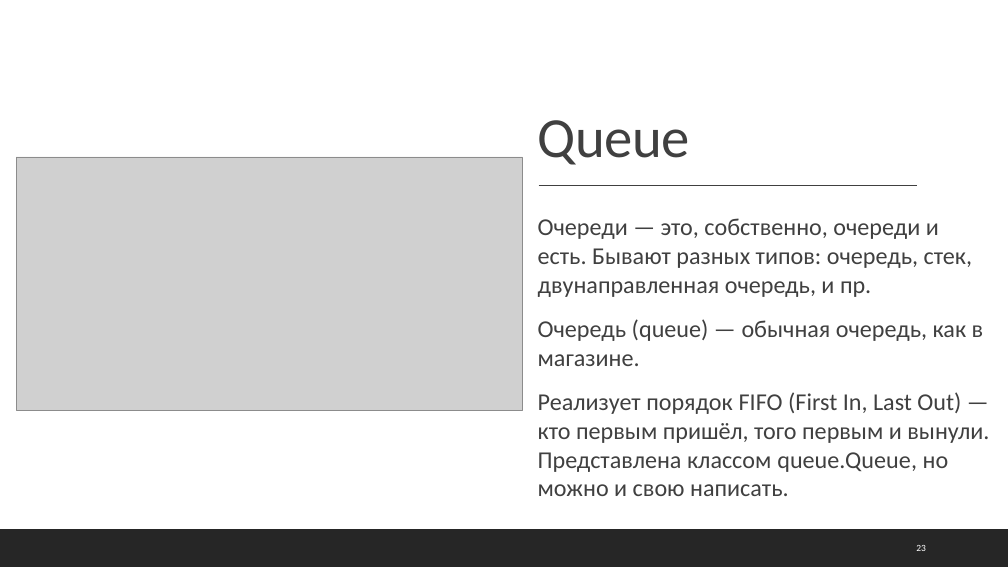
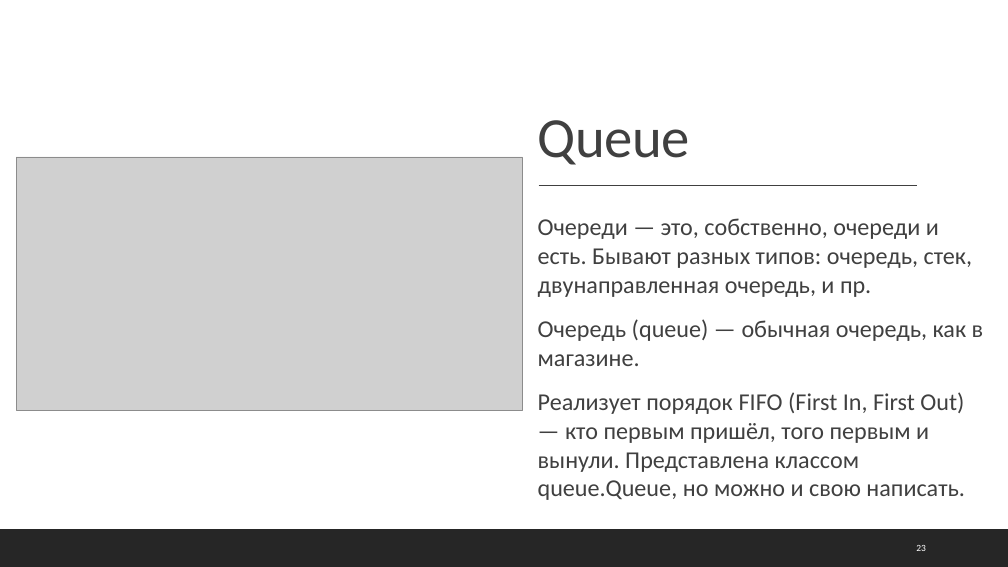
Before and after one commit to apetropolsky/python-lessons, a slide deck: slide 23 of Lessons/Lesson 4 - Data structures/Data structures.pptx. Drawn at 1008x567 pixels with LibreOffice and Linux fonts; fonts in the diff are those of the drawing; grey boxes stand for pictures. Boxes give left, top, right and bottom in pixels: in the first picture for what was removed or moved away, otherwise in the second. Text is boxed around its words. In the diff, an @@ line names an element or a change of style, - is before the commit and + after.

```diff
--- a/Lessons/Lesson 4 - Data structures/Data structures.pptx
+++ b/Lessons/Lesson 4 - Data structures/Data structures.pptx
@@ text at (538,392,965,500): text changed @@
-  Реализует порядок FIFO (First In, Last Out) — кто первым пришёл, того первым и вынули. Представлена классом queue.Queue, но можно и свою написать.
+  Реализует порядок FIFO (First In, First Out) — кто первым пришёл, того первым и вынули. Представлена классом queue.Queue, но можно и свою написать.
```
Also in this commit, not shown: 2 other files.
